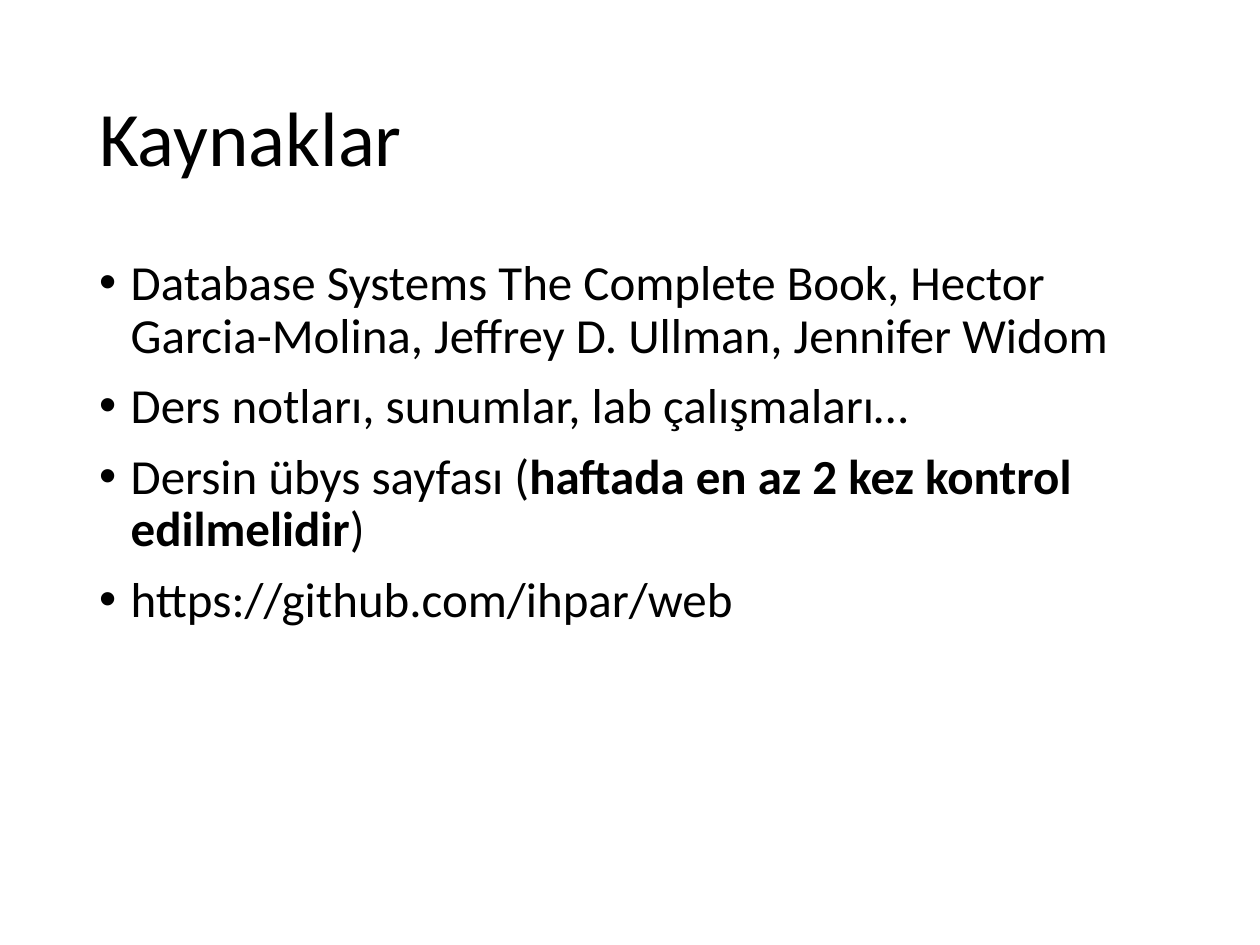
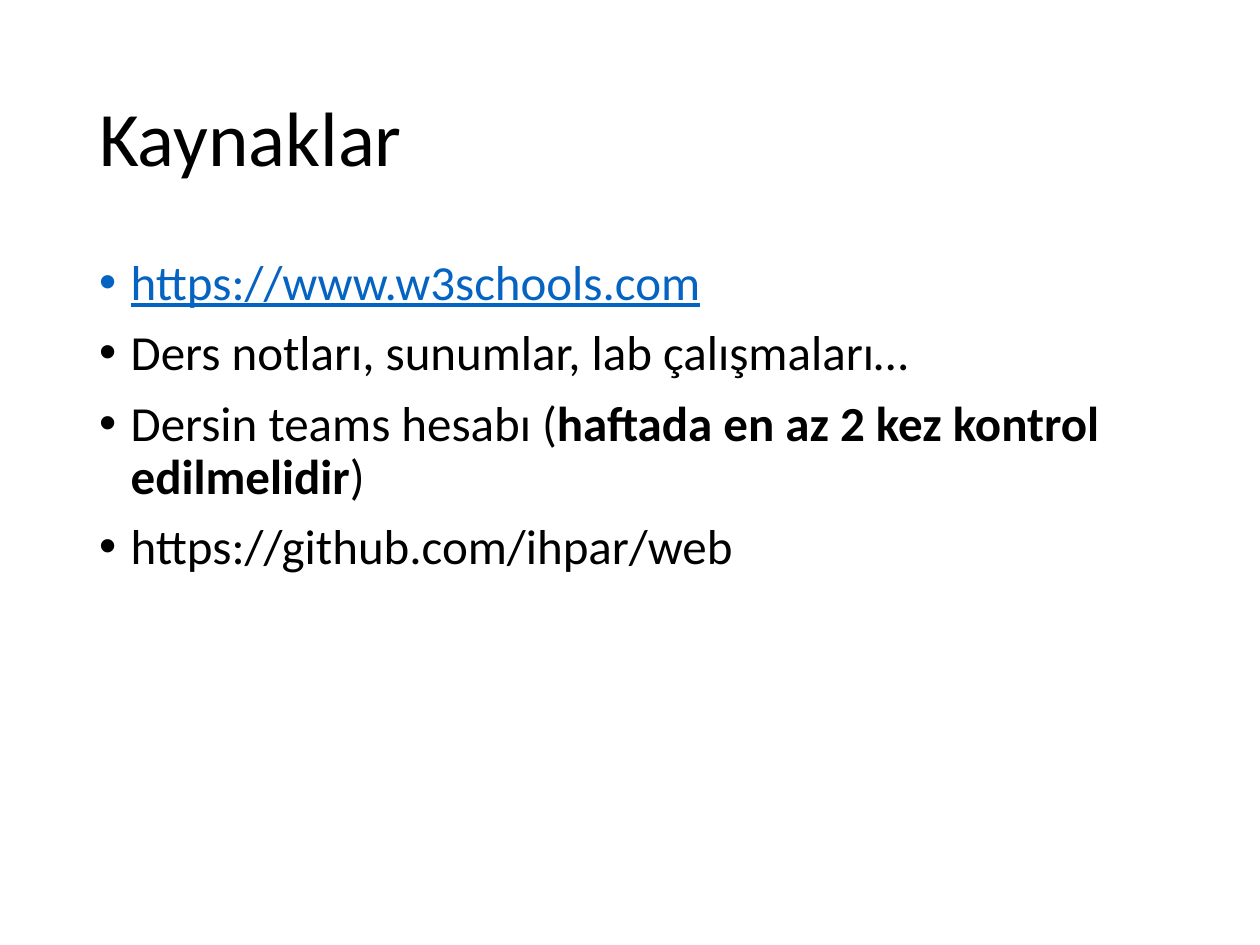
Before and after one commit to ihpar/web, a slide deck: slide 3 of Slides/Ders 0.pptx. Drawn at 1260x945 pixels with LibreOffice and Linux fonts; fonts in the diff are those of the drawing. Boxes give left, top, right and bottom in pixels: in the first picture for what was removed or moved away, otherwise in the second. Text is boxed around its words. In the diff, an @@ line names an element or a change of style, - is before the commit and + after.

```diff
--- a/Slides/Ders 0.pptx
+++ b/Slides/Ders 0.pptx
@@ text at box(131, 266, 700, 308): text changed; text colour #000000 to #0563C1 @@
-• Database Systems The Complete Book, Hector Garcia-Molina, Jeffrey D. Ullman, Jennifer Widom
+• https://www.w3schools.com
@@ text at box(131, 405, 1099, 501): text changed @@
-• Dersin übys sayfası (haftada en az 2 kez kontrol edilmelidir)
+• Dersin teams hesabı (haftada en az 2 kez kontrol edilmelidir)
```
Also in this commit, not shown: 1 other slide changed, 6 slides added, 1 slide removed.
